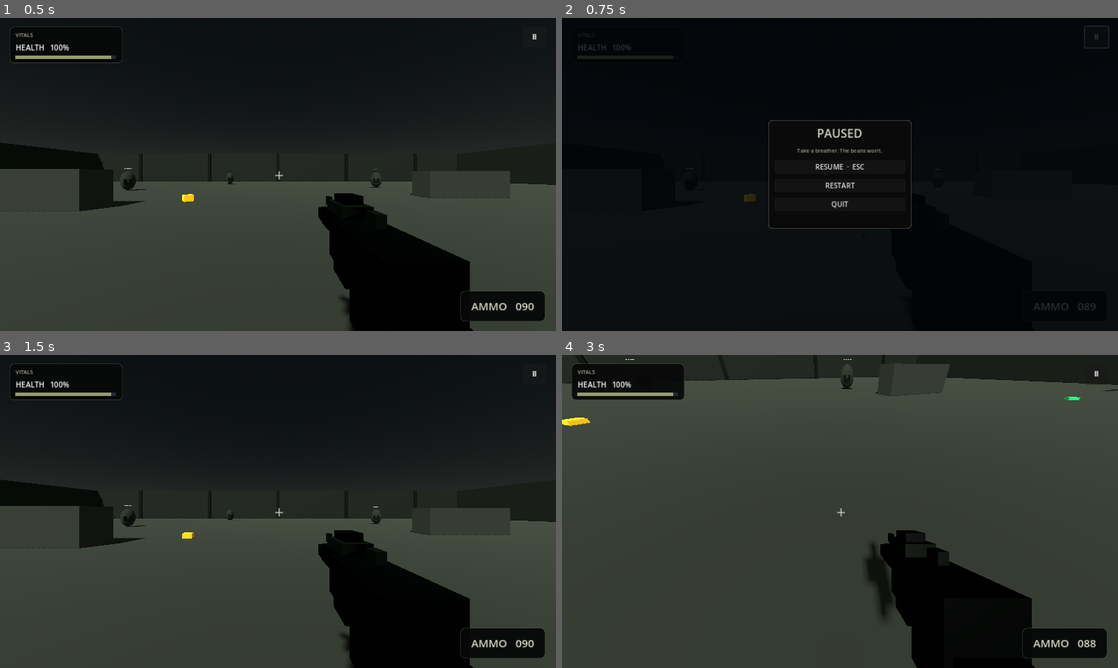
Above: before the commit, frames 1-4 (two rows, left to right).
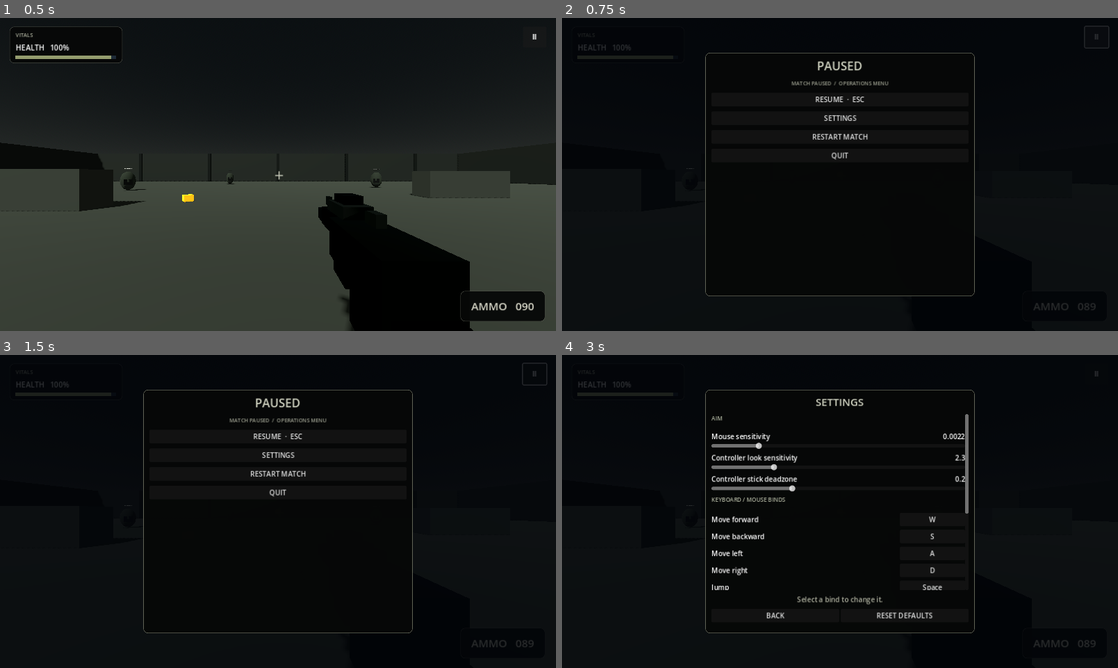
Above: after the commit, the same moments.

Repository: Jigar1234Nob/shootmepls
Game: Godot game, scene res://Scenes/Main.tscn
Two runs of this game, one before a commit and one after it. Both use one fixed random seed, a clock stepped at 60 frames per second and the inputs below.
Inputs (mouse positions are in pixels of both pictures, inside the frame that each line leads up to):
- Up to frame 1 (0.5 s): no input
- Up to frame 2 (0.75 s): click "Ⅱ" at 0.5 s
- Up to frame 3 (1.5 s): click (278, 524) at 1.25 s, where only the run before the commit has a clickable "RESTART"
- Up to frame 4 (3 s): click (840, 455) at 2 s, where only the run after the commit has a clickable "SETTINGS"; click (934, 655) at 2.75 s, where only the run after the commit has a clickable "A / Cross"

Frame 1 is identical in both runs. In frame 2, 1.8% of the frame differs, in the area x 25-75%, y 11-89%; in frame 3, 47%; in frame 4, 85%, in the area x 0-100%, y 0-100%.

Commit message:
Add tactical pause settings and input rebinding

Diff:
--- a/Scripts/Player.gd
+++ b/Scripts/Player.gd
@@ -21,7 +21,19 @@
 var mobile_jump := false
 var controller_aim_sensitivity := 2.3
 var controller_deadzone := 0.16
+var controller_jump_button := JOY_BUTTON_A
+var controller_fire_button := JOY_BUTTON_RIGHT_SHOULDER
+var controller_fire_alt_button := JOY_BUTTON_X
+var controller_sprint_button := JOY_BUTTON_LEFT_STICK
+var controller_pause_button := JOY_BUTTON_START
 var _controller_jump_was_down := false
+var settings_panel: VBoxContainer
+var pause_menu_box: VBoxContainer
+var rebind_prompt: Label
+var waiting_for_bind := ""
+var waiting_for_controller_bind := ""
+var keybind_buttons: Dictionary = {}
+var controller_bind_buttons: Dictionary = {}
 var hud: Label
 var health_bar: ColorRect
 var health_fill: ColorRect
@@ -249,38 +261,103 @@
 	shade.color = Color(0.008, 0.018, 0.035, 0.82)
 	pause_layer.add_child(shade)
 	var panel := PanelContainer.new()
-	panel.custom_minimum_size = Vector2(330, 250)
+	panel.custom_minimum_size = Vector2(620, 560)
 	panel.set_anchors_preset(Control.PRESET_CENTER)
-	panel.position = Vector2(-165, -125)
-	panel.add_theme_stylebox_override("panel", _panel_style(Color(0.035, 0.04, 0.035, 0.98), Color(0.42, 0.43, 0.37)))
+	panel.position = Vector2(-310, -280)
+	panel.add_theme_stylebox_override("panel", _panel_style(Color(0.025, 0.03, 0.028, 0.98), Color(0.42, 0.43, 0.37)))
 	pause_layer.add_child(panel)
-	var column := VBoxContainer.new()
-	column.add_theme_constant_override("separation", 12)
-	panel.add_child(column)
+	var root_column := VBoxContainer.new()
+	root_column.add_theme_constant_override("separation", 14)
+	panel.add_child(root_column)
+
+	pause_menu_box = VBoxContainer.new()
+	pause_menu_box.add_theme_constant_override("separation", 12)
+	root_column.add_child(pause_menu_box)
 	var title := Label.new()
 	title.text = "PAUSED"
 	title.horizontal_alignment = HORIZONTAL_ALIGNMENT_CENTER
 	title.add_theme_font_size_override("font_size", 27)
 	title.add_theme_color_override("font_color", Color(0.82, 0.83, 0.76))
-	column.add_child(title)
+	pause_menu_box.add_child(title)
 	var hint := Label.new()
-	hint.text = "Take a breather. The beans won't."
+	hint.text = "MATCH PAUSED  /  OPERATIONS MENU"
 	hint.horizontal_alignment = HORIZONTAL_ALIGNMENT_CENTER
 	hint.add_theme_font_size_override("font_size", 12)
 	hint.add_theme_color_override("font_color", Color(0.62, 0.63, 0.57))
-	column.add_child(hint)
+	pause_menu_box.add_child(hint)
 	var resume := Button.new()
 	resume.text = "RESUME  ·  ESC"
 	resume.pressed.connect(_toggle_pause)
-	column.add_child(resume)
+	pause_menu_box.add_child(resume)
+	var settings_button := Button.new()
+	settings_button.text = "SETTINGS"
+	settings_button.pressed.connect(_show_settings)
+	pause_menu_box.add_child(settings_button)
 	var restart := Button.new()
-	restart.text = "RESTART"
+	restart.text = "RESTART MATCH"
 	restart.pressed.connect(func(): get_tree().paused = false; get_tree().reload_current_scene())
-	column.add_child(restart)
+	pause_menu_box.add_child(restart)
 	var quit := Button.new()
 	quit.text = "QUIT"
 	quit.pressed.connect(func(): get_tree().quit())
-	column.add_child(quit)
+	pause_menu_box.add_child(quit)
+
+	settings_panel = VBoxContainer.new()
+	settings_panel.visible = false
+	settings_panel.add_theme_constant_override("separation", 10)
+	root_column.add_child(settings_panel)
+	var settings_title := Label.new()
+	settings_title.text = "SETTINGS"
+	settings_title.horizontal_alignment = HORIZONTAL_ALIGNMENT_CENTER
+	settings_title.add_theme_font_size_override("font_size", 24)
+	settings_title.add_theme_color_override("font_color", Color(0.82, 0.83, 0.76))
+	settings_panel.add_child(settings_title)
+	var scroll := ScrollContainer.new()
+	scroll.custom_minimum_size = Vector2(570, 405)
+	scroll.size_flags_vertical = Control.SIZE_EXPAND_FILL
+	settings_panel.add_child(scroll)
+	var settings_rows := VBoxContainer.new()
+	settings_rows.size_flags_horizontal = Control.SIZE_EXPAND_FILL
+	settings_rows.add_theme_constant_override("separation", 8)
+	scroll.add_child(settings_rows)
+
+	_add_settings_section(settings_rows, "AIM")
+	_add_slider_setting(settings_rows, "Mouse sensitivity", 0.0005, 0.01, mouse_sensitivity, 0.0001, _set_mouse_sensitivity)
+	_add_slider_setting(settings_rows, "Controller look sensitivity", 0.5, 8.0, controller_aim_sensitivity, 0.1, _set_controller_sensitivity)
+	_add_slider_setting(settings_rows, "Controller stick deadzone", 0.05, 0.4, controller_deadzone, 0.01, _set_controller_deadzone)
+
+	_add_settings_section(settings_rows, "KEYBOARD / MOUSE BINDS")
+	_add_rebind_row(settings_rows, "Move forward", "move_forward")
+	_add_rebind_row(settings_rows, "Move backward", "move_backward")
+	_add_rebind_row(settings_rows, "Move left", "move_left")
+	_add_rebind_row(settings_rows, "Move right", "move_right")
+	_add_rebind_row(settings_rows, "Jump", "jump")
+	_add_rebind_row(settings_rows, "Sprint", "sprint")
+	_add_rebind_row(settings_rows, "Fire", "fire")
+
+	_add_settings_section(settings_rows, "CONTROLLER BINDS")
+	_add_controller_rebind_row(settings_rows, "Jump", "jump")
+	_add_controller_rebind_row(settings_rows, "Fire", "fire")
+	_add_controller_rebind_row(settings_rows, "Alternate fire", "fire_alt")
+	_add_controller_rebind_row(settings_rows, "Sprint", "sprint")
+	_add_controller_rebind_row(settings_rows, "Pause", "pause")
+	rebind_prompt = Label.new()
+	rebind_prompt.text = "Select a bind to change it."
+	rebind_prompt.horizontal_alignment = HORIZONTAL_ALIGNMENT_CENTER
+	rebind_prompt.add_theme_color_override("font_color", Color(0.68, 0.69, 0.62))
+	settings_panel.add_child(rebind_prompt)
+	var settings_footer := HBoxContainer.new()
+	settings_panel.add_child(settings_footer)
+	var back := Button.new()
+	back.text = "BACK"
+	back.size_flags_horizontal = Control.SIZE_EXPAND_FILL
+	back.pressed.connect(_hide_settings)
+	settings_footer.add_child(back)
+	var reset := Button.new()
+	reset.text = "RESET DEFAULTS"
+	reset.size_flags_horizontal = Control.SIZE_EXPAND_FILL
+	reset.pressed.connect(_reset_settings)
+	settings_footer.add_child(reset)
 
 func _toggle_pause() -> void:
 	paused = not paused
@@ -295,7 +372,7 @@
 	if event is InputEventKey and event.pressed and event.keycode == KEY_ESCAPE:
 		_toggle_pause()
 		get_viewport().set_input_as_handled()
-	elif event is InputEventJoypadButton and event.pressed and event.button_index == JOY_BUTTON_START:
+	elif event is InputEventJoypadButton and event.pressed and event.button_index == controller_pause_button:
 		_toggle_pause()
 		get_viewport().set_input_as_handled()
 	elif event is InputEventMouseButton and event.pressed:
@@ -328,13 +405,13 @@
 		if absf(right_x) > controller_deadzone or absf(right_y) > controller_deadzone:
 			_aim(Vector2(right_x, right_y) * controller_aim_sensitivity * delta * 60.0)
 	fire_cooldown = maxf(0.0, fire_cooldown - delta)
-	var controller_fire := controller >= 0 and (Input.is_joy_button_pressed(controller, JOY_BUTTON_RIGHT_SHOULDER) or Input.is_joy_button_pressed(controller, JOY_BUTTON_X))
+	var controller_fire := controller >= 0 and (Input.is_joy_button_pressed(controller, controller_fire_button) or Input.is_joy_button_pressed(controller, controller_fire_alt_button))
 	if (Input.is_action_pressed("fire") or mobile_fire or controller_fire) and fire_cooldown <= 0:
 		_fire()
 		fire_cooldown = fire_rate
 	if not is_on_floor():
 		velocity.y -= gravity * delta
-	var controller_jump := controller >= 0 and Input.is_joy_button_pressed(controller, JOY_BUTTON_A)
+	var controller_jump := controller >= 0 and Input.is_joy_button_pressed(controller, controller_jump_button)
 	if (Input.is_action_just_pressed("jump") or mobile_jump or (controller_jump and not _controller_jump_was_down)) and is_on_floor():
 		velocity.y = jump_velocity
 	_controller_jump_was_down = controller_jump
@@ -347,7 +424,7 @@
 		move = mobile_move
 	var direction := (transform.basis * Vector3(move.x, 0, move.y)).normalized()
 	var moving := direction.length() > 0.05
-	var controller_sprint := controller >= 0 and Input.is_joy_button_pressed(controller, JOY_BUTTON_LEFT_STICK)
+	var controller_sprint := controller >= 0 and Input.is_joy_button_pressed(controller, controller_sprint_button)
 	var speed := sprint_speed if (Input.is_action_pressed("sprint") or controller_sprint) and not OS.has_feature("mobile") else walk_speed
 	velocity.x = direction.x * speed if moving else move_toward(velocity.x, 0.0, walk_speed * 8 * delta)
 	velocity.z = direction.z * speed if moving else move_toward(velocity.z, 0.0, walk_speed * 8 * delta)
@@ -397,3 +474,207 @@
 		health_fill.color = Color(0.58, 0.61, 0.43) if health > 35 else Color(0.68, 0.39, 0.27)
 	if is_instance_valid(ammo_label):
 		ammo_label.text = "AMMO   %03d" % ammo
+
+func _show_settings() -> void:
+	waiting_for_bind = ""
+	waiting_for_controller_bind = ""
+	pause_menu_box.visible = false
+	settings_panel.visible = true
+	_refresh_bind_labels()
+
+func _hide_settings() -> void:
+	waiting_for_bind = ""
+	waiting_for_controller_bind = ""
+	settings_panel.visible = false
+	pause_menu_box.visible = true
+
+func _add_settings_section(parent: VBoxContainer, text_value: String) -> void:
+	var label := Label.new()
+	label.text = text_value
+	label.add_theme_font_size_override("font_size", 13)
+	label.add_theme_color_override("font_color", Color(0.67, 0.69, 0.61))
+	parent.add_child(label)
+	var line := HSeparator.new()
+	parent.add_child(line)
+
+func _add_slider_setting(parent: VBoxContainer, label_text: String, min_value: float, max_value: float, initial: float, step: float, callback: Callable) -> void:
+	var row := VBoxContainer.new()
+	row.add_theme_constant_override("separation", 2)
+	parent.add_child(row)
+	var heading := HBoxContainer.new()
+	row.add_child(heading)
+	var label := Label.new()
+	label.text = label_text
+	label.size_flags_horizontal = Control.SIZE_EXPAND_FILL
+	heading.add_child(label)
+	var value_label := Label.new()
+	value_label.text = "%.4f" % initial if step < 0.001 else "%.1f" % initial
+	value_label.horizontal_alignment = HORIZONTAL_ALIGNMENT_RIGHT
+	heading.add_child(value_label)
+	var slider := HSlider.new()
+	slider.min_value = min_value
+	slider.max_value = max_value
+	slider.step = step
+	slider.value = initial
+	slider.size_flags_horizontal = Control.SIZE_EXPAND_FILL
+	slider.value_changed.connect(func(value: float):
+		callback.call(value)
+		value_label.text = "%.4f" % value if step < 0.001 else "%.1f" % value
+	)
+	row.add_child(slider)
+
+func _set_mouse_sensitivity(value: float) -> void:
+	mouse_sensitivity = value
+
+func _set_controller_sensitivity(value: float) -> void:
+	controller_aim_sensitivity = value
+
+func _set_controller_deadzone(value: float) -> void:
+	controller_deadzone = value
+
+func _add_rebind_row(parent: VBoxContainer, label_text: String, action: String) -> void:
+	var row := HBoxContainer.new()
+	parent.add_child(row)
+	var label := Label.new()
+	label.text = label_text
+	label.size_flags_horizontal = Control.SIZE_EXPAND_FILL
+	row.add_child(label)
+	var button := Button.new()
+	button.custom_minimum_size.x = 150
+	button.text = _get_action_binding_text(action)
+	button.pressed.connect(func(): _begin_key_rebind(action))
+	row.add_child(button)
+	keybind_buttons[action] = button
+
+func _add_controller_rebind_row(parent: VBoxContainer, label_text: String, action: String) -> void:
+	var row := HBoxContainer.new()
+	parent.add_child(row)
+	var label := Label.new()
+	label.text = label_text
+	label.size_flags_horizontal = Control.SIZE_EXPAND_FILL
+	row.add_child(label)
+	var button := Button.new()
+	button.custom_minimum_size.x = 150
+	button.text = _get_controller_binding_text(action)
+	button.pressed.connect(func(): _begin_controller_rebind(action))
+	row.add_child(button)
+	controller_bind_buttons[action] = button
+
+func _get_action_binding_text(action: String) -> String:
+	var events := InputMap.action_get_events(action)
+	for event in events:
+		if event is InputEventKey:
+			return OS.get_keycode_string(event.physical_keycode if event.physical_keycode != 0 else event.keycode)
+		if event is InputEventMouseButton:
+			return "Mouse %d" % event.button_index
+	return "Unbound"
+
+func _get_controller_binding_text(action: String) -> String:
+	var button_index := JOY_BUTTON_A
+	match action:
+		"jump": button_index = controller_jump_button
+		"fire": button_index = controller_fire_button
+		"fire_alt": button_index = controller_fire_alt_button
+		"sprint": button_index = controller_sprint_button
+		"pause": button_index = controller_pause_button
+	return _joy_button_name(button_index)
+
+func _joy_button_name(button_index: int) -> String:
+	var names := {
+		JOY_BUTTON_A: "A / Cross", JOY_BUTTON_B: "B / Circle",
+		JOY_BUTTON_X: "X / Square", JOY_BUTTON_Y: "Y / Triangle",
+		JOY_BUTTON_LEFT_SHOULDER: "LB / L1", JOY_BUTTON_RIGHT_SHOULDER: "RB / R1",
+		JOY_BUTTON_BACK: "Back / Share", JOY_BUTTON_START: "Start / Options",
+		JOY_BUTTON_LEFT_STICK: "L3", JOY_BUTTON_RIGHT_STICK: "R3",
+		JOY_BUTTON_DPAD_UP: "D-pad Up", JOY_BUTTON_DPAD_DOWN: "D-pad Down",
+		JOY_BUTTON_DPAD_LEFT: "D-pad Left", JOY_BUTTON_DPAD_RIGHT: "D-pad Right"
+	}
+	return names.get(button_index, "Button %d" % button_index)
+
+func _begin_key_rebind(action: String) -> void:
+	waiting_for_bind = action
+	waiting_for_controller_bind = ""
+	rebind_prompt.text = "Press a key or mouse button for %s. ESC cancels." % action.replace("_", " ").to_upper()
+	_refresh_bind_labels()
+
+func _begin_controller_rebind(action: String) -> void:
+	waiting_for_controller_bind = action
+	waiting_for_bind = ""
+	rebind_prompt.text = "Press a controller button for %s. ESC cancels." % action.to_upper()
+	_refresh_bind_labels()
+
+func _refresh_bind_labels() -> void:
+	for action in keybind_buttons:
+		var button: Button = keybind_buttons[action]
+		button.text = "PRESS KEY..." if waiting_for_bind == action else _get_action_binding_text(action)
+	for action in controller_bind_buttons:
+		var button: Button = controller_bind_buttons[action]
+		button.text = "PRESS BUTTON..." if waiting_for_controller_bind == action else _get_controller_binding_text(action)
+
+func _input(event: InputEvent) -> void:
+	if waiting_for_bind != "":
+		if event is InputEventKey and event.pressed and not event.echo:
+			if event.keycode == KEY_ESCAPE:
+				waiting_for_bind = ""
+				rebind_prompt.text = "Binding cancelled."
+			else:
+				var action := waiting_for_bind
+				InputMap.action_erase_events(action)
+				var new_event := event.duplicate() as InputEventKey
+				new_event.echo = false
+				InputMap.action_add_event(action, new_event)
+				waiting_for_bind = ""
+				rebind_prompt.text = "Updated %s." % action
+			_refresh_bind_labels()
+			get_viewport().set_input_as_handled()
+		elif event is InputEventMouseButton and event.pressed:
+			var action := waiting_for_bind
+			InputMap.action_erase_events(action)
+			InputMap.action_add_event(action, event.duplicate())
+			waiting_for_bind = ""
+			rebind_prompt.text = "Updated %s." % action
+			_refresh_bind_labels()
+			get_viewport().set_input_as_handled()
+	elif waiting_for_controller_bind != "" and event is InputEventJoypadButton and event.pressed:
+		if event.button_index == JOY_BUTTON_START and waiting_for_controller_bind == "pause":
+			return
+		_set_controller_binding(waiting_for_controller_bind, event.button_index)
+		var changed := waiting_for_controller_bind
+		waiting_for_controller_bind = ""
+		rebind_prompt.text = "Updated controller %s." % changed
+		_refresh_bind_labels()
+		get_viewport().set_input_as_handled()
+
+func _set_controller_binding(action: String, button_index: int) -> void:
+	match action:
+		"jump": controller_jump_button = button_index
+		"fire": controller_fire_button = button_index
+		"fire_alt": controller_fire_alt_button = button_index
+		"sprint": controller_sprint_button = button_index
+		"pause": controller_pause_button = button_index
+
+func _reset_settings() -> void:
+	mouse_sensitivity = 0.0022
+	controller_aim_sensitivity = 2.3
+	controller_deadzone = 0.16
+	controller_jump_button = JOY_BUTTON_A
+	controller_fire_button = JOY_BUTTON_RIGHT_SHOULDER
+	controller_fire_alt_button = JOY_BUTTON_X
+	controller_sprint_button = JOY_BUTTON_LEFT_STICK
+	controller_pause_button = JOY_BUTTON_START
+	var defaults := {
+		"move_forward": KEY_W, "move_backward": KEY_S,
+		"move_left": KEY_A, "move_right": KEY_D,
+		"jump": KEY_SPACE, "sprint": KEY_SHIFT
+	}
+	for action in defaults:
+		InputMap.action_erase_events(action)
+		var key_event := InputEventKey.new()
+		key_event.physical_keycode = defaults[action]
+		InputMap.action_add_event(action, key_event)
+	InputMap.action_erase_events("fire")
+	var mouse_event := InputEventMouseButton.new()
+	mouse_event.button_index = MOUSE_BUTTON_LEFT
+	InputMap.action_add_event("fire", mouse_event)
+	_show_settings()
+	rebind_prompt.text = "Settings restored to defaults."
